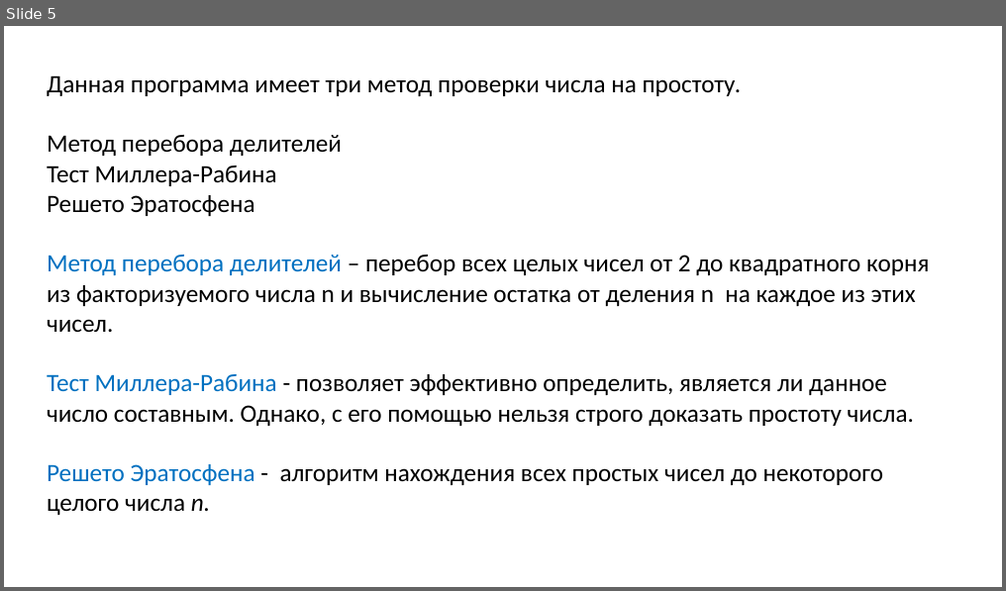
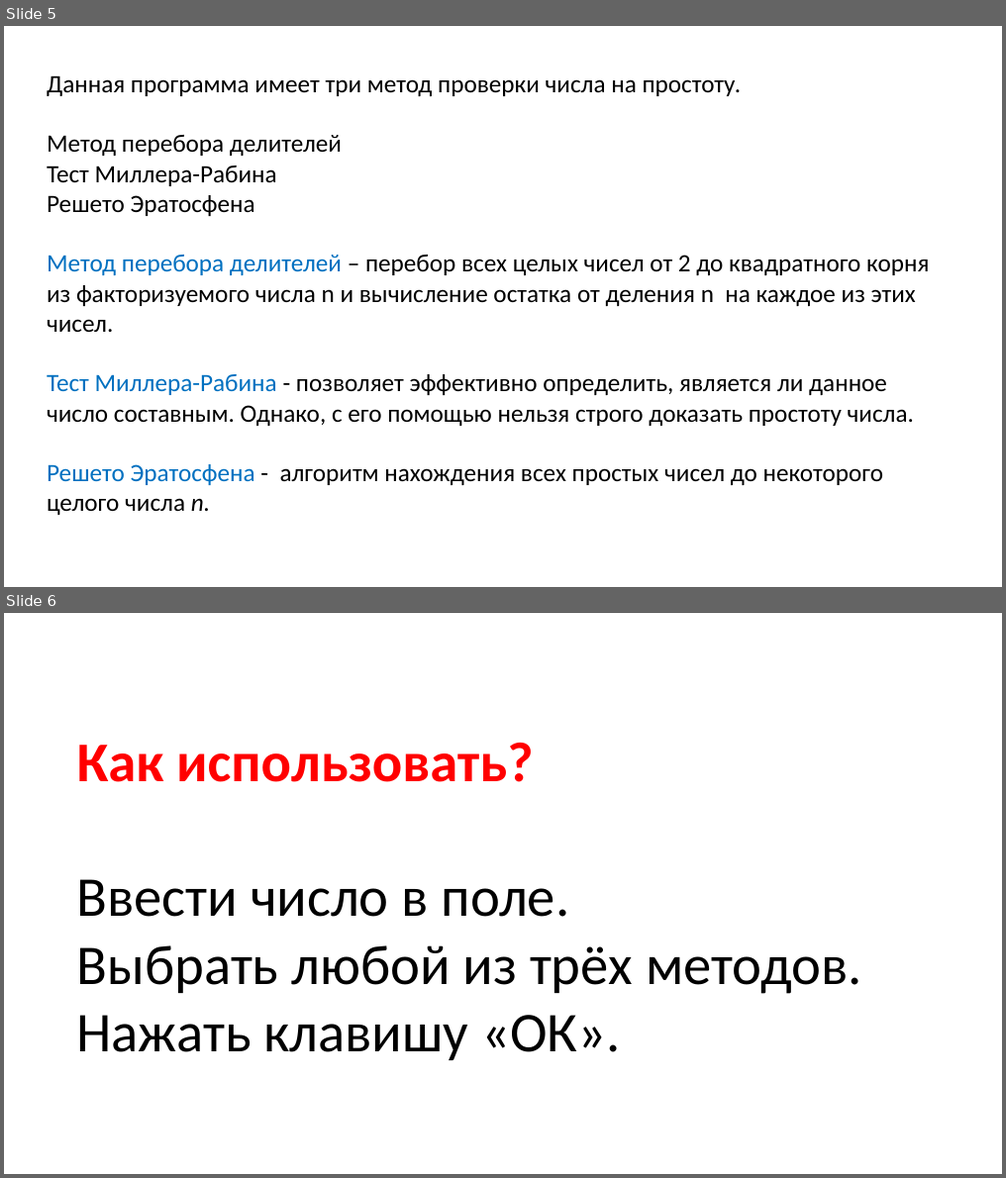
Before and after one commit to pi17zb-groupdynamics/pryaniki_rep, a slide deck: AdditionalMaterial/Презентация.pptx. Shown one above the other, each under a label of ours: slide 5 before the commit, slides 5 and 6 after it. The pictures are 1006x591 and 1006x1178 pixels, drawn with LibreOffice and Linux fonts; fonts in the diff are those of the drawing. Boxes give left, top, right and bottom in pixels: in the first picture for what was removed or moved away, otherwise in the second. Text is boxed around its words. In the diff, an @@ line names an element or a change of style, - is before the commit and + after.

Commit message:
Презентация - (обновлено)

```diff
--- a/AdditionalMaterial/Презентация.pptx
+++ b/AdditionalMaterial/Презентация.pptx
@@ slide 6 added at (4,613,1002,1174), background #FFFFFF @@
@@ text added at (77,743,861,1060), 54 pt, text #000000 @@
+Как использовать?
+Ввести число в поле.
+Выбрать любой из трёх методов.
+Нажать клавишу «ОК».
```
